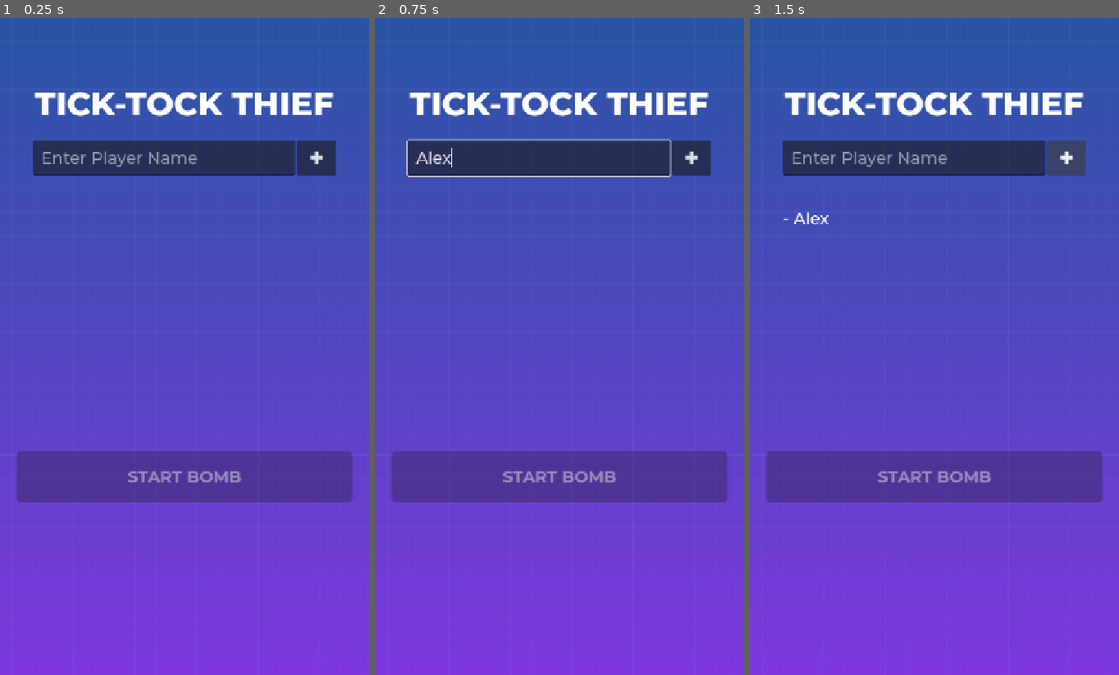
Above: before the commit, frames 1-3 (left to right).
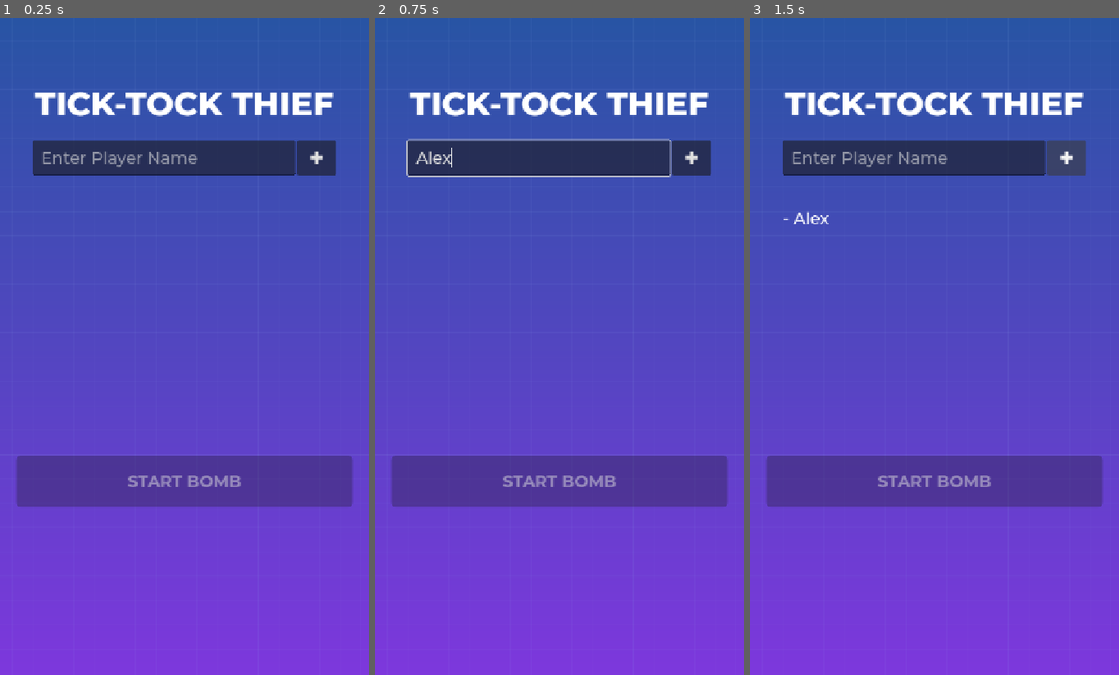
Above: after the commit, the same moments.

Repository: noor-shalaby/tick-tock-thief
Game: Godot game, scene res://src/main_menu.tscn
Two runs of this game, one before a commit and one after it. Both use one fixed random seed, a clock stepped at 60 frames per second and the inputs below.
Inputs (mouse positions are in pixels of both pictures, inside the frame that each line leads up to):
- Up to frame 1 (0.25 s): no input
- Up to frame 2 (0.75 s): click (537, 155) at 0.52 s; type "Alex" at 0.6 s
- Up to frame 3 (1.5 s): click "+" at 1.25 s

The runs differ from the first frame. In frame 1, 1.5% of the frame differs, in the area x 4-96%, y 66-75%; in frame 2, 1.5%; in frame 3, 1.5%.

Commit message:
increase main vboxcontainer separation from 4 to 32

Diff:
--- a/src/game.tscn
+++ b/src/game.tscn
@@ -226,6 +226,7 @@
 
 [node name="VBoxContainer" type="VBoxContainer" parent="MarginContainer" unique_id=2014426298]
 layout_mode = 2
+theme_override_constants/separation = 32
 
 [node name="UI" type="VBoxContainer" parent="MarginContainer/VBoxContainer" unique_id=2082391077]
 layout_mode = 2
@@ -310,6 +311,7 @@
 
 [node name="VBoxContainer" type="VBoxContainer" parent="GameOverOverlay/MarginContainer" unique_id=2090692349]
 layout_mode = 2
+theme_override_constants/separation = 32
 
 [node name="VBoxContainer" type="VBoxContainer" parent="GameOverOverlay/MarginContainer/VBoxContainer" unique_id=1039312297]
 layout_mode = 2
--- a/src/main_menu.tscn
+++ b/src/main_menu.tscn
@@ -125,6 +125,7 @@
 
 [node name="VBoxContainer" type="VBoxContainer" parent="MarginContainer" unique_id=81787422]
 layout_mode = 2
+theme_override_constants/separation = 32
 
 [node name="VBoxContainer" type="VBoxContainer" parent="MarginContainer/VBoxContainer" unique_id=799191007]
 layout_mode = 2
